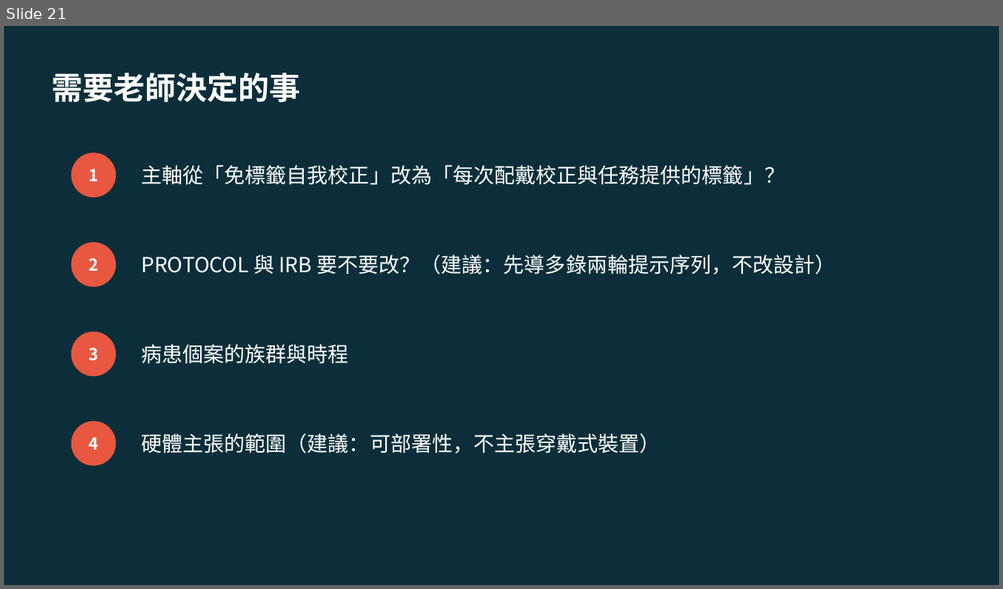
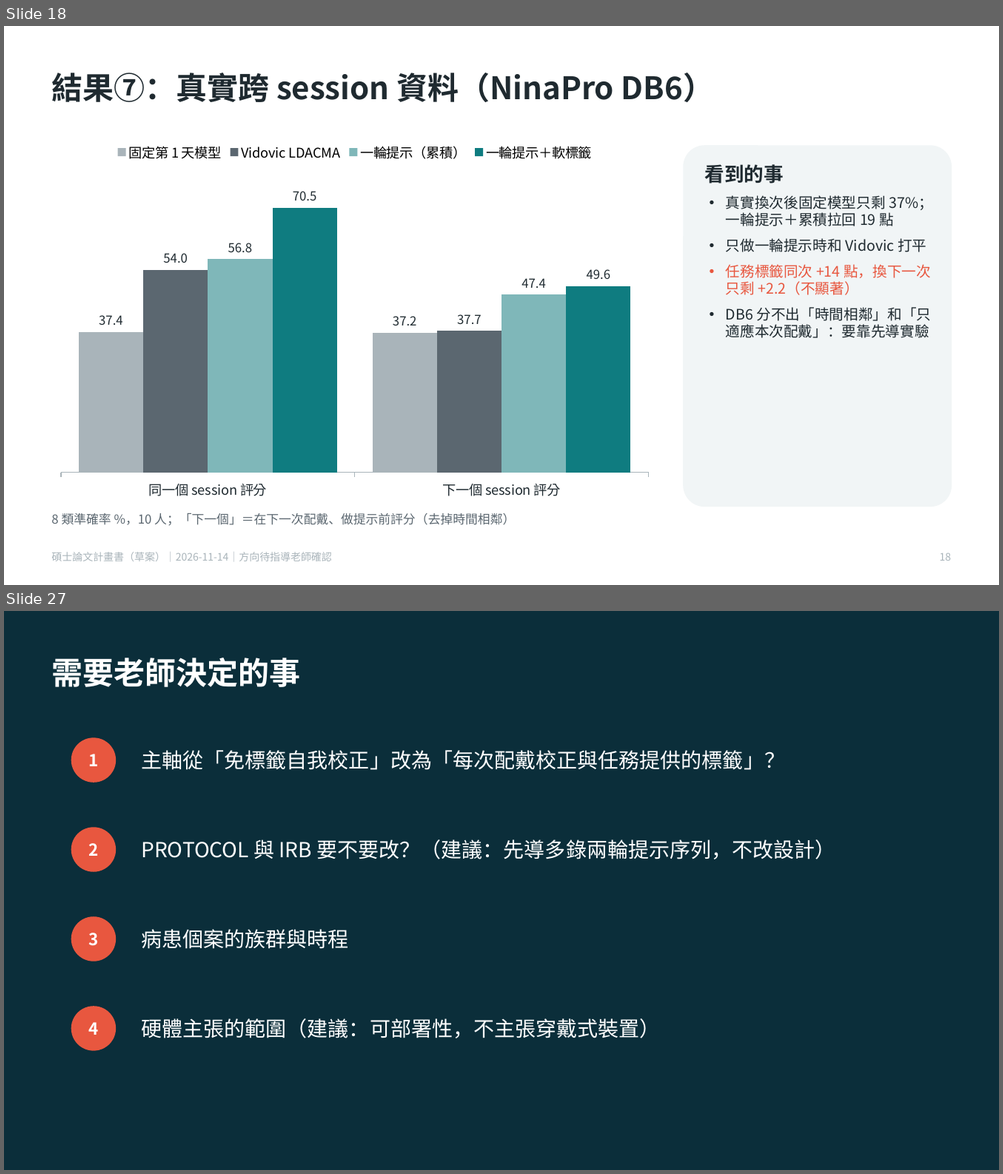
Before and after one commit to momotoofurry/pppp, a slide deck: docs/thesis/碩論計畫書.pptx. Shown one above the other, each under a label of ours: slide 21 before the commit, slides 18 and 27 after it; the slides between them are not shown. The pictures are 1003x589 and 1003x1174 pixels, drawn with LibreOffice and Linux fonts; fonts in the diff are those of the drawing. Boxes give left, top, right and bottom in pixels: in the first picture for what was removed or moved away, otherwise in the second. Text is boxed around its words. In the diff, an @@ line names an element or a change of style, - is before the commit and + after.

```diff
--- a/docs/thesis/碩論計畫書.pptx
+++ b/docs/thesis/碩論計畫書.pptx
@@ slide 18 added at (x1=4, y1=26, x2=999, y2=585), background #FFFFFF @@
@@ text added at (x1=51, y1=73, x2=714, y2=102), 30 pt, text #1F2A30, bold @@
+結果⑦：真實跨 session 資料（NinaPro DB6）
@@ column chart added at (x1=48, y1=134, x2=660, y2=507) @@
+categories: 同一個 session 評分, 下一個 session 評分
+固定第 1 天模型: 37.4, 37.2
+Vidovic LDACMA: 54, 37.7
+一輪提示（累積）: 56.8, 47.4
+一輪提示＋軟標籤: 70.5, 49.6
@@ rounded rectangle added at (x1=683, y1=145, x2=951, y2=507), fill #F1F5F6 @@
@@ text added at (x1=726, y1=195, x2=933, y2=338), 14 pt, text #1F2A30 @@
+看到的事
+• 真實換次後固定模型只剩 37%；一輪提示＋累積拉回 19 點
+• 只做一輪提示時和 Vidovic 打平
+• 任務標籤同次 +14 點，換下一次只剩 +2.2（不顯著）
+• DB6 分不出「時間相鄰」和「只適應本次配戴」：要靠先導實驗
@@ text added at (x1=51, y1=514, x2=515, y2=526), 12 pt, text #5B6770 @@
+8 類準確率 %，10 人；「下一個」＝在下一次配戴、做提示前評分（去掉時間相鄰）
@@ text added at (x1=51, y1=552, x2=331, y2=562), 10 pt, text #A9B4BA @@
+碩士論文計畫書（草案）｜2026-11-14｜方向待指導老師確認
@@ text added at (x1=939, y1=554, x2=951, y2=561), 10 pt, text #A9B4BA @@
+18
@@ what was slide 21 is now slide 27 @@
```
Also in this commit, not shown: 21 slides changed, 5 other slides added, 42 other files.
